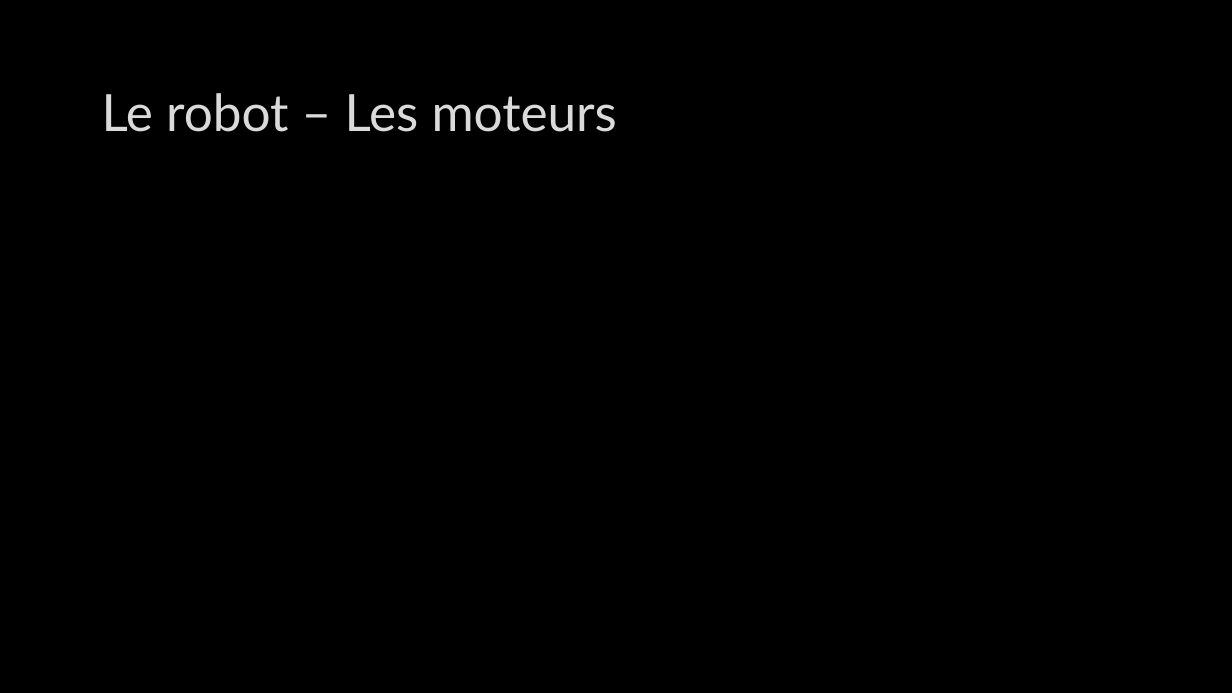
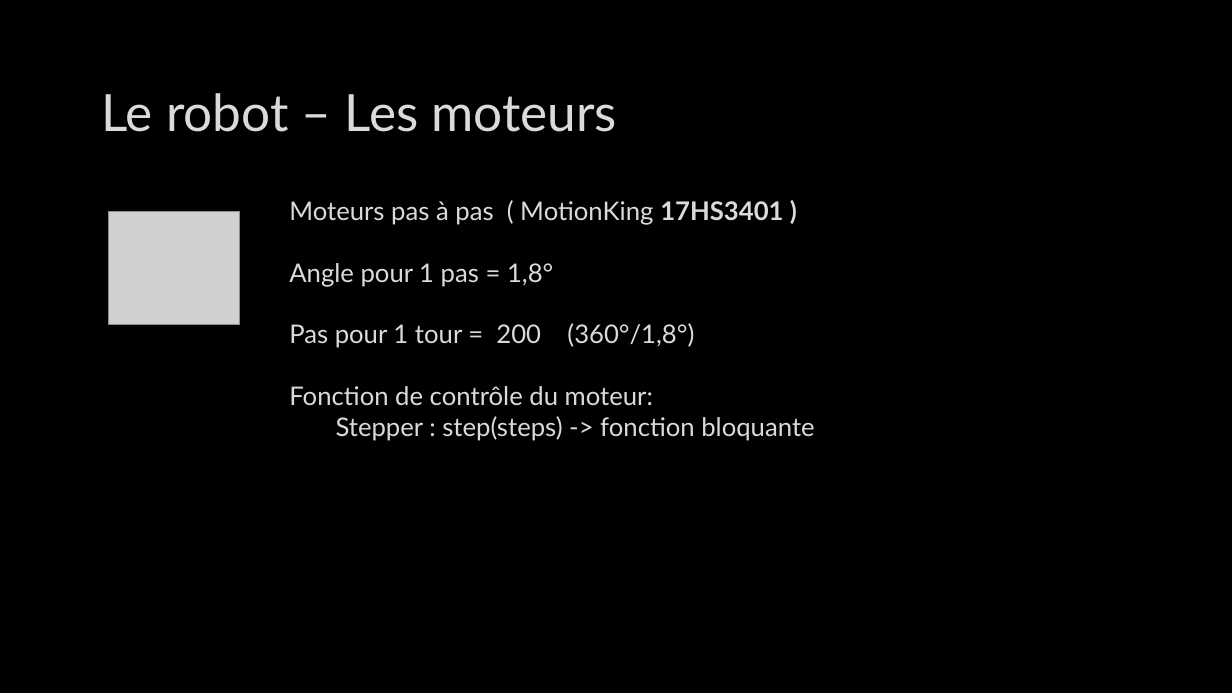
Before and after one commit to CyrilPy/BadMonkey, a slide deck: slide 6 of Gestion projet/Projet intégration robotique – IMERIR.pptx. Drawn at 1232x693 pixels with LibreOffice and Linux fonts; fonts in the diff are those of the drawing; grey boxes stand for pictures; background and template pictures are left out. Boxes give left, top, right and bottom in pixels: in the first picture for what was removed or moved away, otherwise in the second. Text is boxed around its words. In the diff, an @@ line names an element or a change of style, - is before the commit and + after.

```diff
--- a/Gestion projet/Projet intégration robotique – IMERIR.pptx
+++ b/Gestion projet/Projet intégration robotique – IMERIR.pptx
@@ text added at (x1=289, y1=201, x2=814, y2=441), 20 pt, text #DADADA @@
+Moteurs pas à pas ( MotionKing 17HS3401 )
+Angle pour 1 pas = 1,8°
+Pas pour 1 tour = 200 (360°/1,8°)
+Fonction de contrôle du moteur:
+Stepper : step(steps) -> fonction bloquante
@@ picture added at (x1=109, y1=212, x2=240, y2=324) @@
```
Also in this commit, not shown: 2 other slides changed, 2 slides added, 2 other files.
